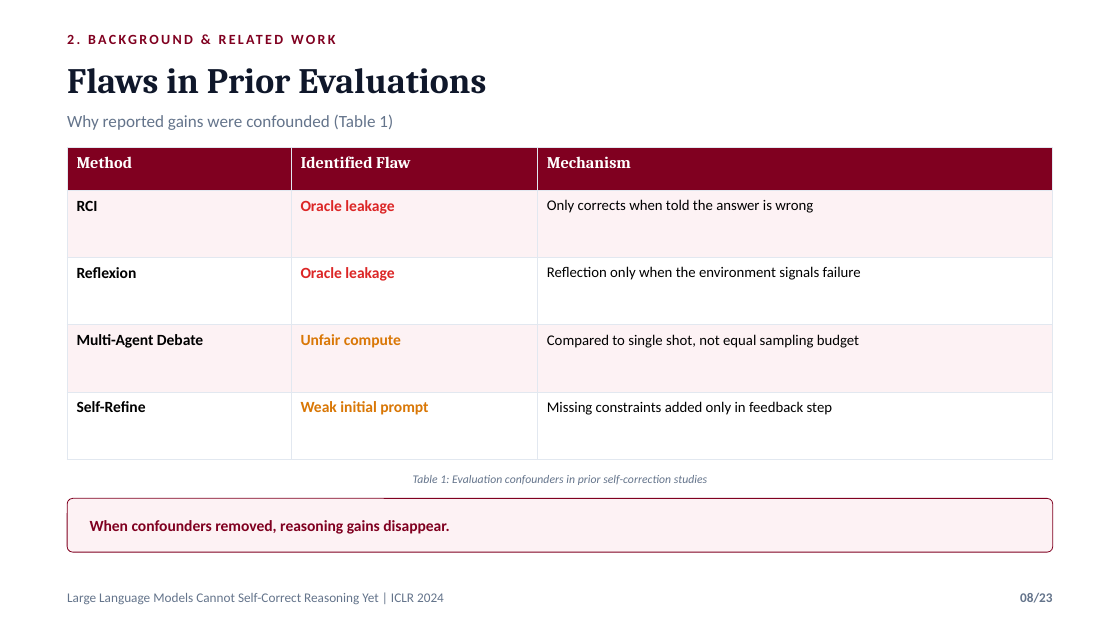
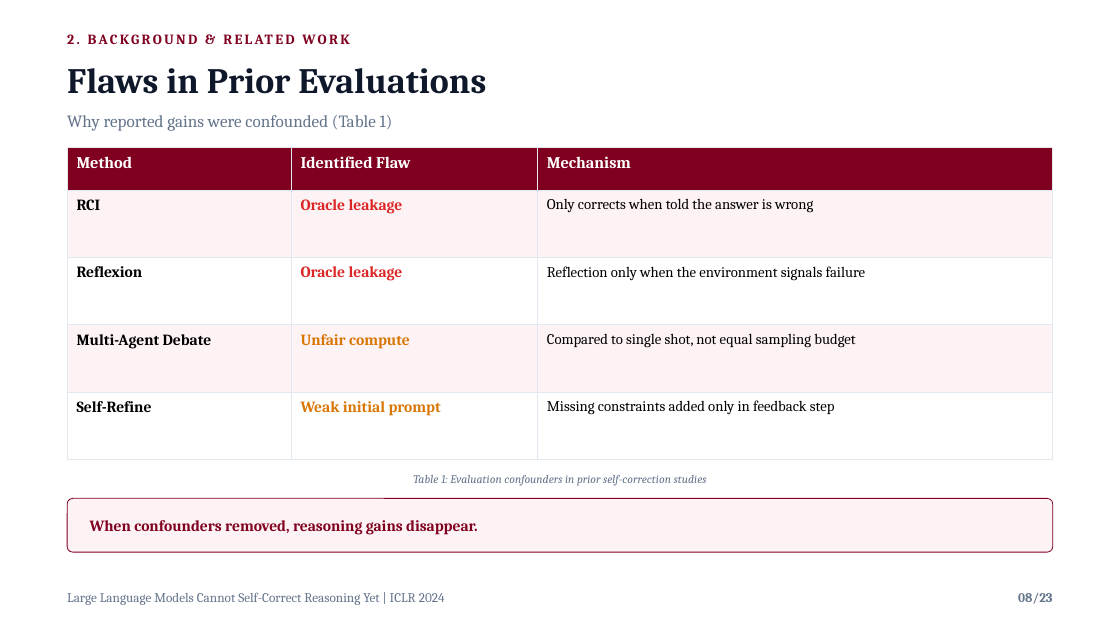
Before and after one commit to nafiskabbo/presentation, a slide deck: slide 8 of output/LLM_Self_Correction_ICLR2024_Group_Presentation-v9.pptx. Drawn at 1120x630 pixels with LibreOffice and Linux fonts; fonts in the diff are those of the drawing. Boxes give left, top, right and bottom in pixels: in the first picture for what was removed or moved away, otherwise in the second. Text is boxed around its words. In the diff, an @@ line names an element or a change of style, - is before the commit and + after.

Commit message:
style: limit to two fonts Cambria and Century Schoolbook
- BODY_FONT Cambria, TITLE_FONT Century Schoolbook only
- Charts use Cambria for legend and labels, no Arial/Calibri
- Keeps deck to 2-font system per request

```diff
--- a/output/LLM_Self_Correction_ICLR2024_Group_Presentation-v9.pptx
+++ b/output/LLM_Self_Correction_ICLR2024_Group_Presentation-v9.pptx
@@ table at <box>67,148,1053,420</box> @@
@@ font Calibri to Cambria @@
@@ font Calibri to Cambria in 6 elements at <box>67,34,74,44</box>, <box>67,115,393,131</box>, <box>413,475,707,486</box>, <box>90,520,478,535</box>, <box>67,592,445,605</box>, <box>1018,593,1053,604</box> @@
```
Also in this commit, not shown: 22 other slides changed, 1 other file.
